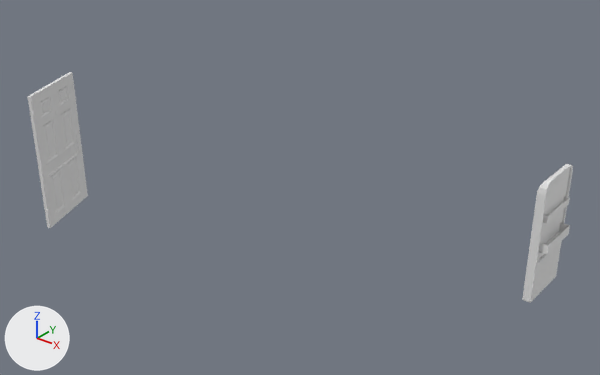
A saved change to the FBX model Assets/Team/Matxado/Mapas/Quarto/Assets/PortasInteragiveis.fbx.
Rendered twice from a 50 mm lens placed at (7.35, -10.07, 6.07), pointed at (0.84, -1.92, 1.02). Arrows for +X, +Y and +Z are at lower left; the lights stay in place.

Objects in the first picture: 'Porta.Saida', 'PortaFrigorifico'.
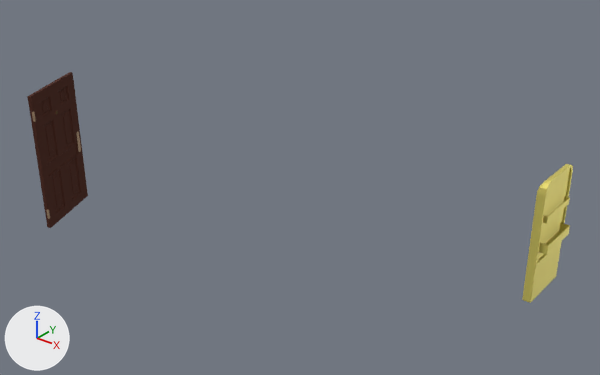
Changed parts and their boxes [x1, y1, x2, y2] in the pictures (600 x 375 px):
part 1 of me_portafrigorifico, recoloured (grey to yellow): [522, 164, 571, 302] in both
part 2 of me_portafrigorifico, recoloured (grey to yellow): [557, 164, 573, 268] in both
part 3 of me_portafrigorifico, recoloured (grey to yellow): [522, 242, 561, 303] in both
part 4 of me_porta_saida, recoloured (grey to brown): [27, 72, 76, 130] in both
part 5 of me_porta_saida, recoloured (grey to brown): [33, 104, 82, 182] in both
part 6 of me_porta_saida, recoloured (grey to brown): [40, 152, 88, 228] in both
part 7 of me_porta_saida, recoloured: [76, 131, 81, 152] in both

Edits to the bpy script that builds the scene:
```text
Add img_madeira_png:
    img_madeira_png = load_image('madeira.png', 'Texturas/madeira.png', 2000, 2000, 'sRGB')
Add img_madeira_clara_png:
    img_madeira_clara_png = load_image('madeira_clara.png', 'Texturas/madeira_clara.png', 2000, 2000, 'sRGB')
Add img_detalhe_mobilia_jpg:
    img_detalhe_mobilia_jpg = load_image('detalhe_mobilia.jpg', 'Texturas/detalhe_mobilia.jpg', 1166, 1196, 'sRGB')
Add img_paredes_quarto_png:
    img_paredes_quarto_png = load_image('paredes_quarto.png', 'Texturas/paredes_quarto.png', 2000, 1295, 'sRGB')
Add mat_metaldourado:
    mat_metaldourado = principled_material('MetalDourado')
    mat_metaldourado.base_color = (0.59, 0.4, 0.253)  # beige #caaa8a
    mat_metaldourado.metallic = 0.6
    mat_metaldourado.roughness = 0.2
Add mat_madeira:
    mat_madeira = principled_material('Madeira')
    mat_madeira.texture = img_madeira_png
    mat_madeira.roughness = 1.0
Add mat_madeiraclara:
    mat_madeiraclara = principled_material('MadeiraClara')
    mat_madeiraclara.texture = img_madeira_clara_png
    mat_madeiraclara.roughness = 1.0
Add mat_detalhe_dourado:
    mat_detalhe_dourado = principled_material('detalhe_dourado')
    mat_detalhe_dourado.texture = img_detalhe_mobilia_jpg
    mat_detalhe_dourado.roughness = 1.0
Add mat_metalazul:
    mat_metalazul = principled_material('MetalAzul')
    mat_metalazul.base_color = (0.8, 0.705, 0.161)  # yellow #e7db70
    mat_metalazul.metallic = 0.5
Add mat_plasticobranco:
    mat_plasticobranco = principled_material('PlasticoBranco')
    mat_plasticobranco.texture = img_paredes_quarto_png
    mat_plasticobranco.roughness = 0.3
Change me_porta_saida:
    where me_porta_saida.from_pydata(...)  # 293 vertices, 263 faces; spans x -0.49..0.02, y -0.02..1.06, z -1.15..0.95
    used by ob_porta_saida; location = (-2.56, -3.75, 1.15)
    me_porta_saida part 4: 82 of the faces centred in x -0.46..-0.02, y -0.01..1.05, z 0.38..0.95 switch from no material to mat_madeira (picture img_madeira_png)
    me_porta_saida part 5: 73 of the faces centred in x -0.46..-0.02, y -0.01..1.05, z -0.44..0.15 switch from no material to mat_madeira (picture img_madeira_png)
    me_porta_saida part 6: 46 of the faces centred in x -0.46..-0.01, y -0.01..1.05, z -1.15..-0.69 switch from no material to mat_madeira (picture img_madeira_png)
    me_porta_saida part 7: 30 of the faces centred in x -0.42..-0.39, y 0.96..1.02, z -0.33..0.01 switch from no material to mat_metaldourado (beige #caaa8a)
    add me_porta_saida.materials.append(mat_madeiraclara)  # picture img_madeira_clara_png
    add me_porta_saida.materials.append(mat_detalhe_dourado)  # picture img_detalhe_mobilia_jpg
Change me_portafrigorifico:
    where me_portafrigorifico.from_pydata(...)  # 124 vertices, 107 faces; spans x -0.14..0.1, y 0.0..0.8, z -0.77..0.92
    used by ob_portafrigorifico; location = (4.07, -1.27, 0.88)
    me_portafrigorifico part 1: 51 of the faces centred in x -0.12..0.1, y 0.0..0.4, z -0.2..0.92 switch from no material to mat_metalazul (yellow #e7db70)
    me_portafrigorifico part 2: 26 of the faces centred in x -0.12..0.03, y 0.71..0.8, z 0.01..0.91 switch from no material to mat_metalazul (yellow #e7db70)
    me_portafrigorifico part 3: 12 of the faces centred in x -0.12..0.0, y 0.0..0.4, z -0.77..-0.47 switch from no material to mat_metalazul (yellow #e7db70)
    add me_portafrigorifico.materials.append(mat_plasticobranco)  # picture img_paredes_quarto_png
```
